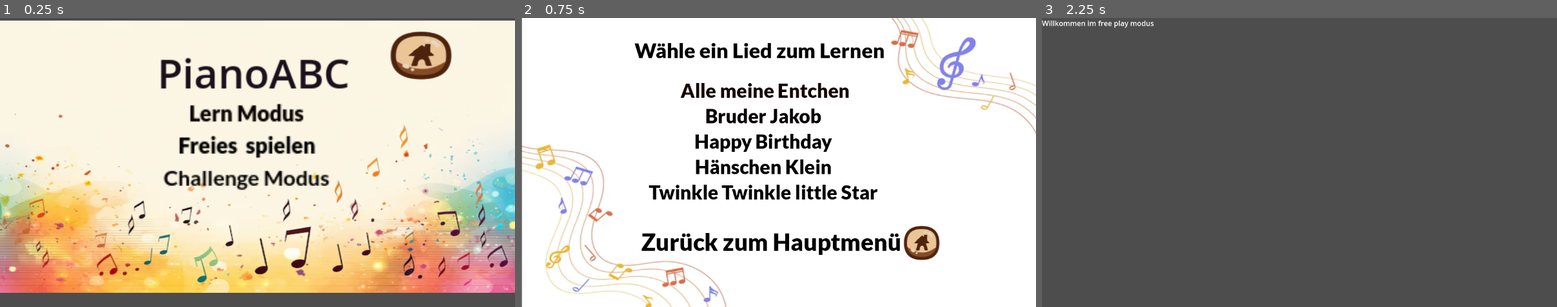
Above: before the commit, frames 1-3 (left to right).
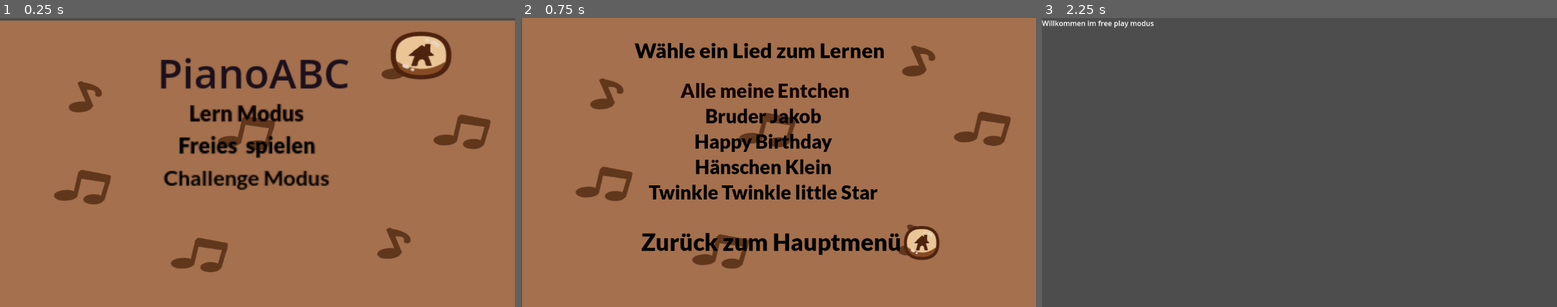
Above: after the commit, the same moments.

Repository: AdamBakashev/PianoABC
Game: Godot game, scene res://MainMenu.tscn
Two runs of this game, one before a commit and one after it. Both use one fixed random seed, a clock stepped at 60 frames per second and the inputs below.
Inputs:
- Up to frame 1 (0.25 s): no input
- Up to frame 2 (0.75 s): click "Lern Modus" at 0.5 s
- Up to frame 3 (2.25 s): click "Zurück zum Hauptmenü" at 1.25 s; click "Freies spielen" at 2 s

The runs differ from the first frame. In frame 1, 96% of the frame differs, in the area x 0-100%, y 0-100%; in frame 2, 95%; in frame 3, nothing differs.

Commit message:
Hintergründe angepasst und geändert

Diff:
--- a/LearnMode.tscn
+++ b/LearnMode.tscn
@@ -1,7 +1,7 @@
 [gd_scene load_steps=11 format=3 uid="uid://cwtjdh0lo2lep"]
 
 [ext_resource type="Script" uid="uid://cale2t3bvt52q" path="res://Skripte/learn_mode.gd" id="1_im8dy"]
-[ext_resource type="Texture2D" uid="uid://c6f540o2avgpm" path="res://Bilder/sammlung-von-musiknoten_23-2151543919.png" id="2_25pba"]
+[ext_resource type="Texture2D" uid="uid://qybfpsj2pw0c" path="res://Bilder/hintergrund/Hintergrund.png" id="2_kuh7n"]
 [ext_resource type="FontFile" uid="uid://gwac28susx48" path="res://fonts/Lato/Lato-Black.ttf" id="2_u3gn0"]
 [ext_resource type="Texture2D" uid="uid://cb7a2h8vipaqe" path="res://Bilder/Projekt Klavierspiel/Icon/IconStartseite.png" id="4_kuh7n"]
 
@@ -33,8 +33,8 @@
 offset_left = 2.0
 offset_right = 1154.0
 offset_bottom = 667.0
-texture = ExtResource("2_25pba")
-expand_mode = 1
+texture = ExtResource("2_kuh7n")
+expand_mode = 4
 
 [node name="Label" type="Label" parent="."]
 layout_mode = 0
--- a/MainMenu.tscn
+++ b/MainMenu.tscn
@@ -1,7 +1,7 @@
 [gd_scene load_steps=10 format=3 uid="uid://cdv7cm58lc4u3"]
 
 [ext_resource type="Script" uid="uid://bk0cwgkifbsg7" path="res://Skripte/main_menu.gd" id="1_06t4h"]
-[ext_resource type="Texture2D" uid="uid://5phr2xt5x4d8" path="res://Bilder/Hintergrund.png" id="2_qoqlk"]
+[ext_resource type="Texture2D" uid="uid://qybfpsj2pw0c" path="res://Bilder/hintergrund/Hintergrund.png" id="2_iwfq2"]
 [ext_resource type="FontFile" uid="uid://gwac28susx48" path="res://fonts/Lato/Lato-Black.ttf" id="3_fu7sn"]
 [ext_resource type="FontFile" uid="uid://kobv6njcoygs" path="res://fonts/Lato/Lato-Bold.ttf" id="4_jix8l"]
 [ext_resource type="Texture2D" uid="uid://cb7a2h8vipaqe" path="res://Bilder/Projekt Klavierspiel/Icon/IconStartseite.png" id="5_iwfq2"]
@@ -37,8 +37,8 @@
 offset_top = -6.0
 offset_right = 580.0
 offset_bottom = 299.0
-texture = ExtResource("2_qoqlk")
-expand_mode = 1
+texture = ExtResource("2_iwfq2")
+expand_mode = 4
 
 [node name="VBoxContainer" type="VBoxContainer" parent="."]
 layout_mode = 0
